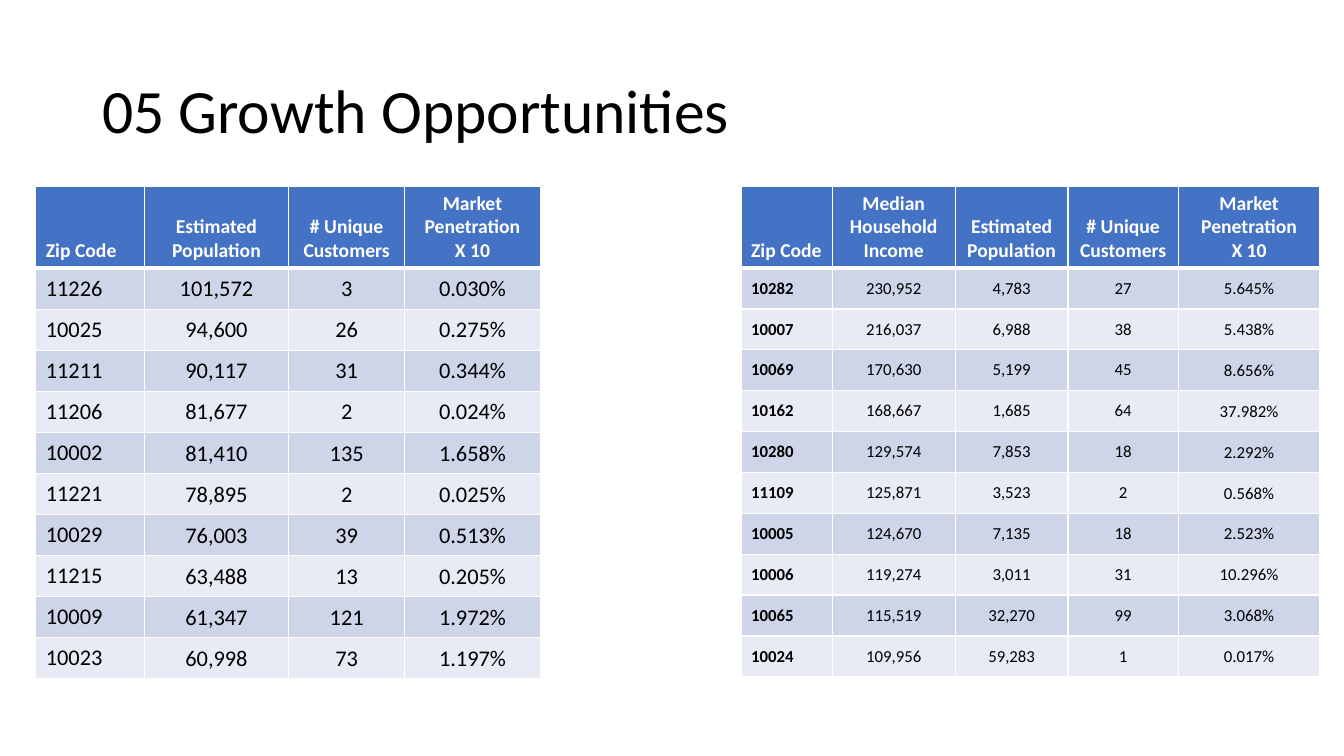
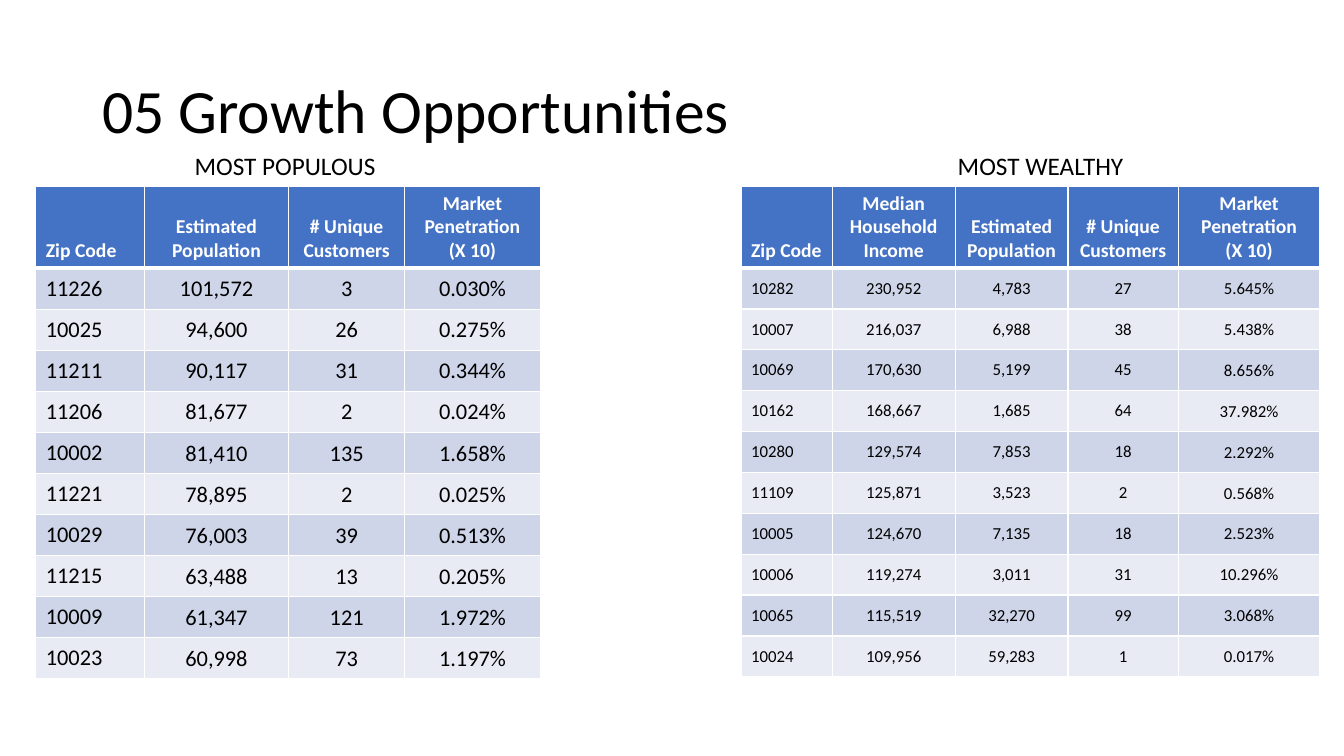
Before and after one commit to sstarkjr/PM_MarketAnalysis, a slide deck: slide 14 of Stephen_Stark_Analysis.pptx (slide 18 before the commit). Drawn at 1344x756 pixels with LibreOffice and Linux fonts; fonts in the diff are those of the drawing. Boxes give left, top, right and bottom in pixels: in the first picture for what was removed or moved away, otherwise in the second. Text is boxed around its words. In the diff, an @@ line names an element or a change of style, - is before the commit and + after.

```diff
--- a/Stephen_Stark_Analysis.pptx
+++ b/Stephen_Stark_Analysis.pptx
@@ text added at bbox=[195, 158, 375, 176], 18 pt, text #000000 @@
+MOST POPULOUS
@@ text added at bbox=[958, 158, 1123, 175], 18 pt, text #000000 @@
+MOST WEALTHY
@@ table at bbox=[36, 187, 540, 679] @@
-row 1, column 4: Market Penetration / X 10
+row 1, column 4: Market Penetration / (X 10)
@@ table at bbox=[741, 187, 1320, 677] @@
-row 1, column 5: Market Penetration / X 10
+row 1, column 5: Market Penetration / (X 10)
@@ bold off in "10282", "10007", "10069", "10162" and 6 more places @@
```
Also in this commit, not shown: 12 other slides changed, 2 slides added, 2 slides removed, 1 other file.
